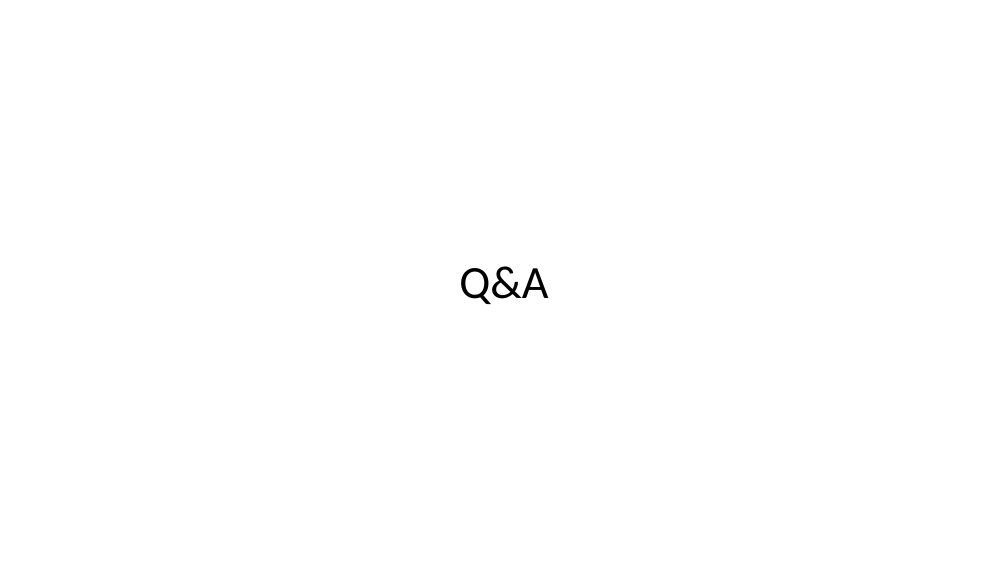
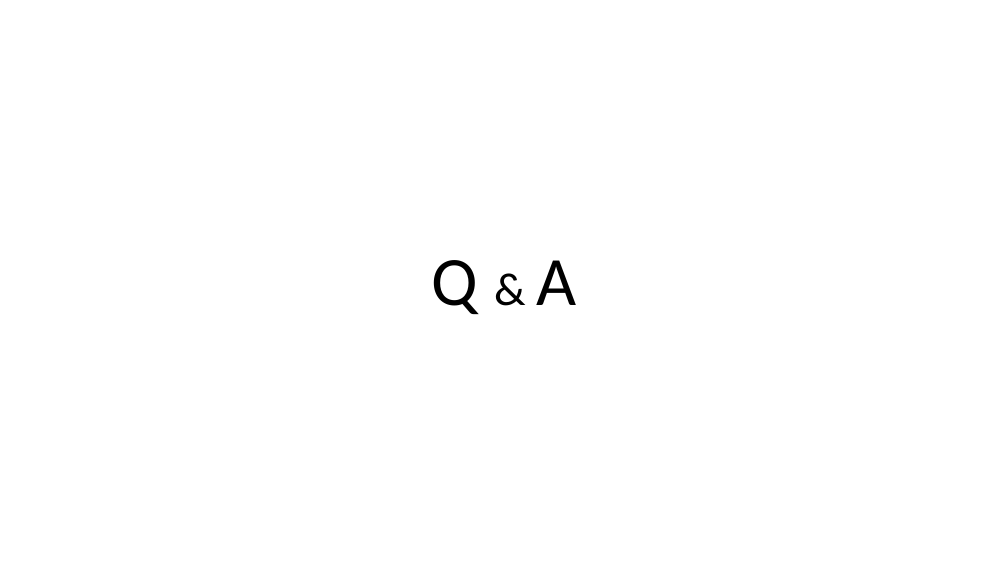
Before and after one commit to Chris-Schaffer/cs414-f18-001-stringCheese, a slide deck: slide 11 of Documents P3/CS 414 Rollerball Project 03.pptx. Drawn at 1008x567 pixels with LibreOffice and Linux fonts; fonts in the diff are those of the drawing. Boxes give left, top, right and bottom in pixels: in the first picture for what was removed or moved away, otherwise in the second. Text is boxed around its words. In the diff, an @@ line names an element or a change of style, - is before the commit and + after.

```diff
--- a/Documents P3/CS 414 Rollerball Project 03.pptx
+++ b/Documents P3/CS 414 Rollerball Project 03.pptx
@@ title at (432,260,576,314): text changed; size 44 to 66 pt @@
-Q&A
+Q & A
```
Also in this commit, not shown: 3 other slides changed, 2 slides added, 2 slides removed.
